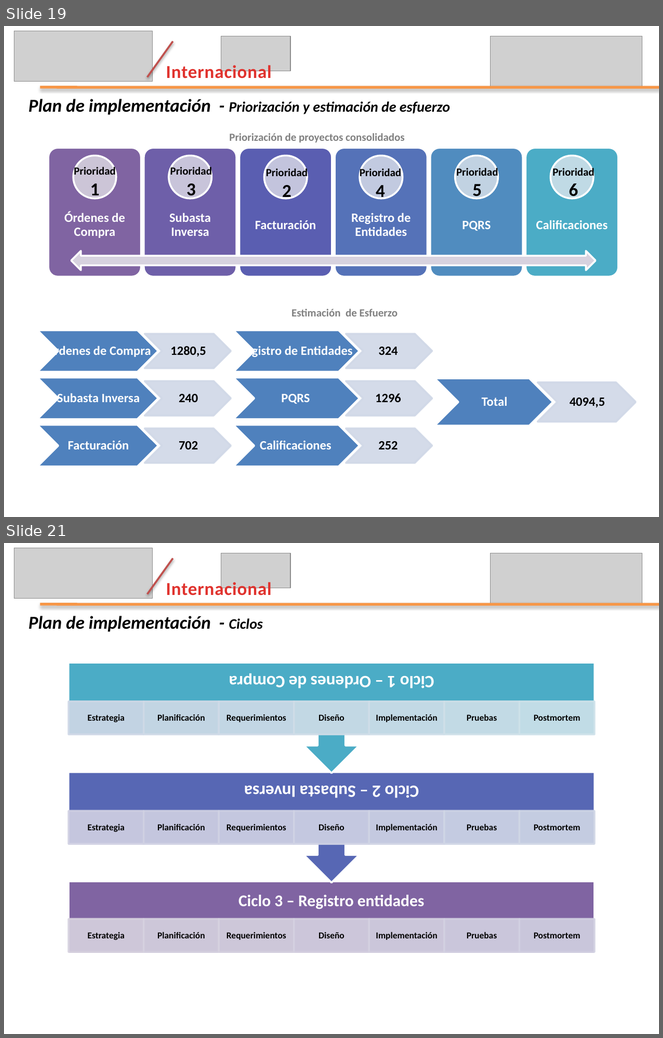
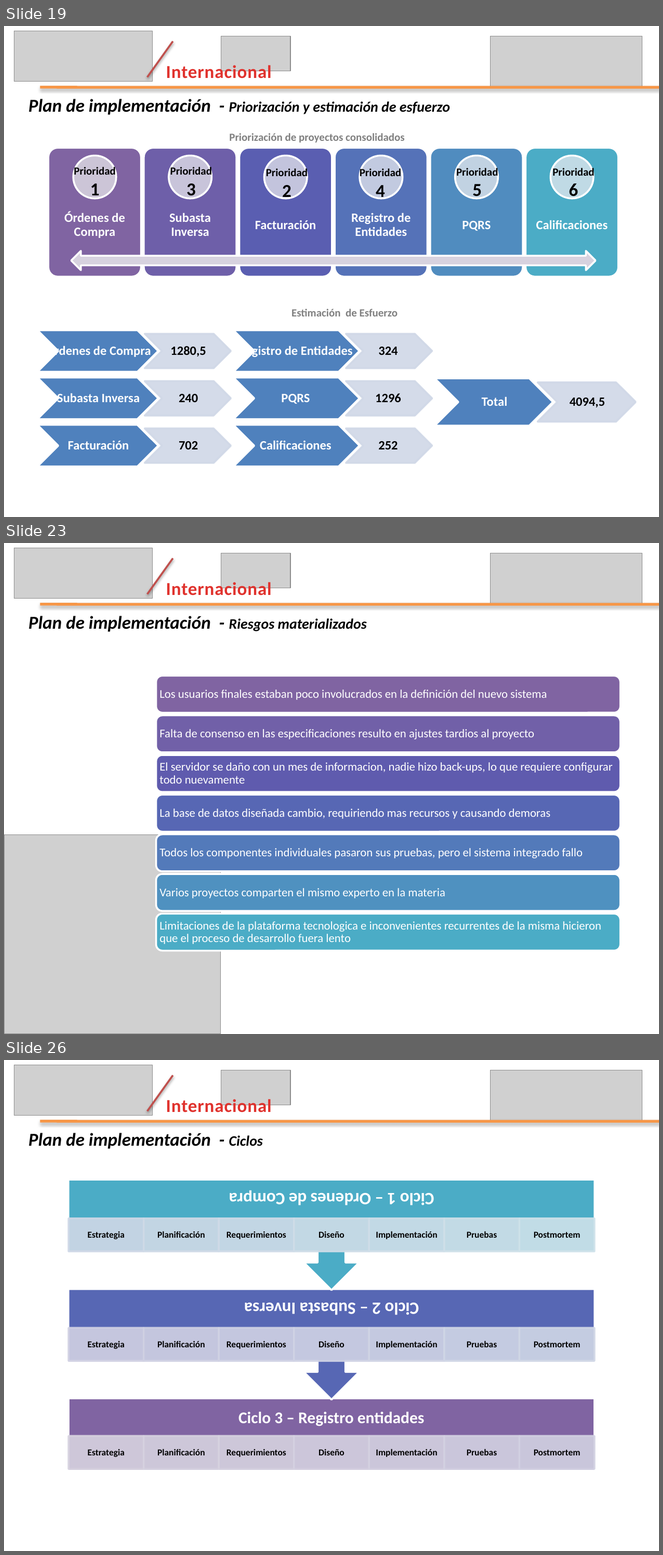
Before and after one commit to leseroth/ingenium-managment, a slide deck: CSOF5200 Proyecto 2/0727PresentacionIngenium.pptx. Shown one above the other, each under a label of ours: slides 19 and 21 before the commit, slides 19, 23 and 26 after it; the slides between them are not shown. The pictures are 663x1038 and 663x1555 pixels, drawn with LibreOffice and Linux fonts; fonts in the diff are those of the drawing; grey boxes stand for pictures. Boxes give left, top, right and bottom in pixels: in the first picture for what was removed or moved away, otherwise in the second. Text is boxed around its words. In the diff, an @@ line names an element or a change of style, - is before the commit and + after.

```diff
--- a/CSOF5200 Proyecto 2/0727PresentacionIngenium.pptx
+++ b/CSOF5200 Proyecto 2/0727PresentacionIngenium.pptx
@@ slide 23 added at bbox=[4, 543, 659, 1034], background #FFFFFF @@
@@ picture added at bbox=[14, 548, 153, 599] @@
@@ line added from (148, 594) to (173, 558), #C0504D 2 pt @@
@@ picture added at bbox=[221, 553, 291, 588] @@
@@ picture added at bbox=[490, 553, 642, 604] @@
@@ text added at bbox=[166, 580, 272, 596], 20 pt, text gradient #E0322D to #A2201C, bold @@
+Internacional
@@ line added from (40, 604) to (659, 604), #F79646 3 pt @@
@@ text added at bbox=[28, 616, 367, 632], 20 pt, text #000000, bold, italic @@
+  Plan de implementación - Riesgos materializados
@@ picture added at bbox=[4, 835, 221, 1034] @@
@@ group added at bbox=[156, 676, 621, 951]: 7 rounded rectangles, 7 texts @@
+Los usuarios finales estaban poco involucrados en la definición del nuevo sistema
+Falta de consenso en las especificaciones resulto en ajustes tardios al proyecto
+El servidor se daño con un mes de informacion, nadie hizo back-ups, lo que requiere configurar todo nuevamente
+La base de datos diseñada cambio, requiriendo mas recursos y causando demoras
+Todos los componentes individuales pasaron sus pruebas, pero el sistema integrado fallo
+Varios proyectos comparten el mismo experto en la materia
+Limitaciones de la plataforma tecnologica e inconvenientes recurrentes de la misma hicieron que el proceso de desarrollo fuera lento
@@ what was slide 21 is now slide 26 @@
```
Also in this commit, not shown: 4 slides changed, 3 other slides added.
